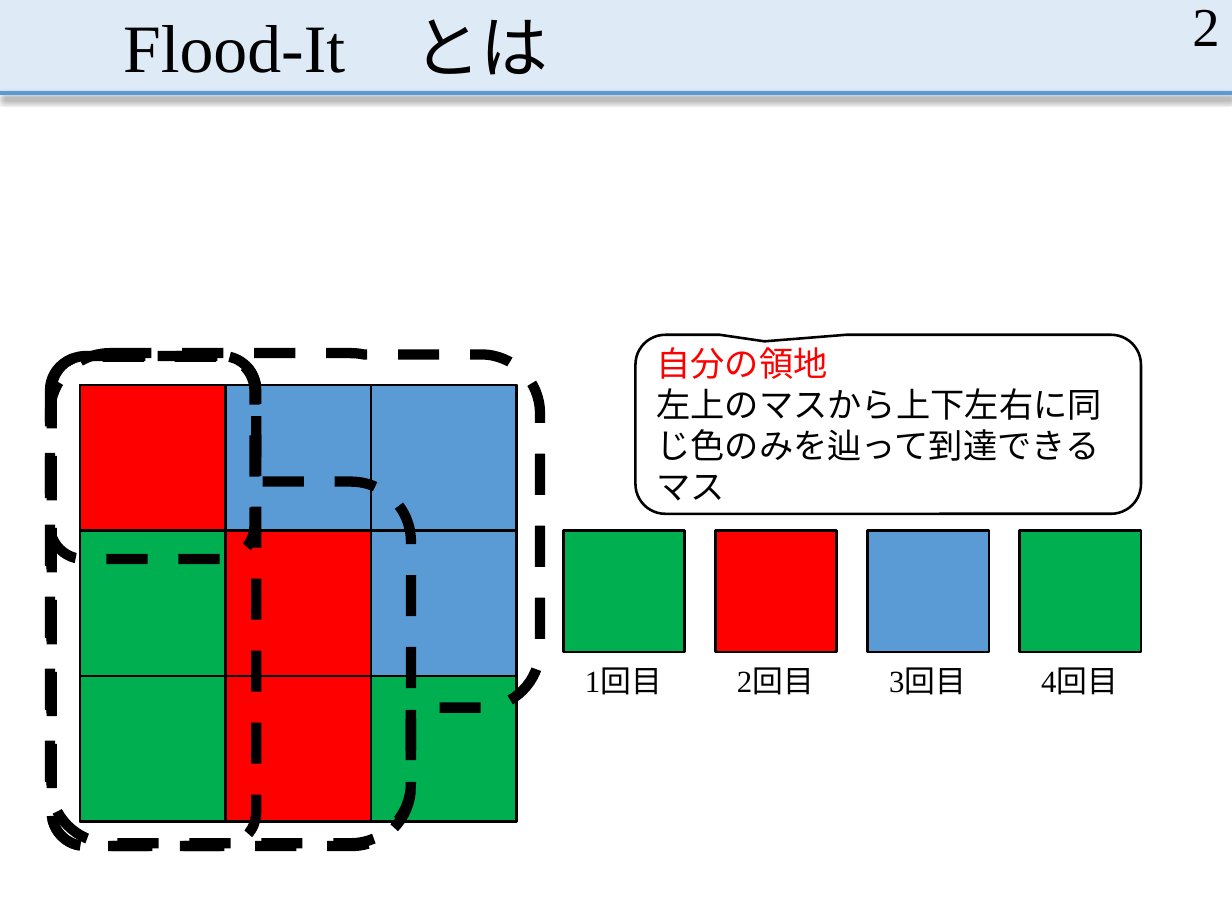
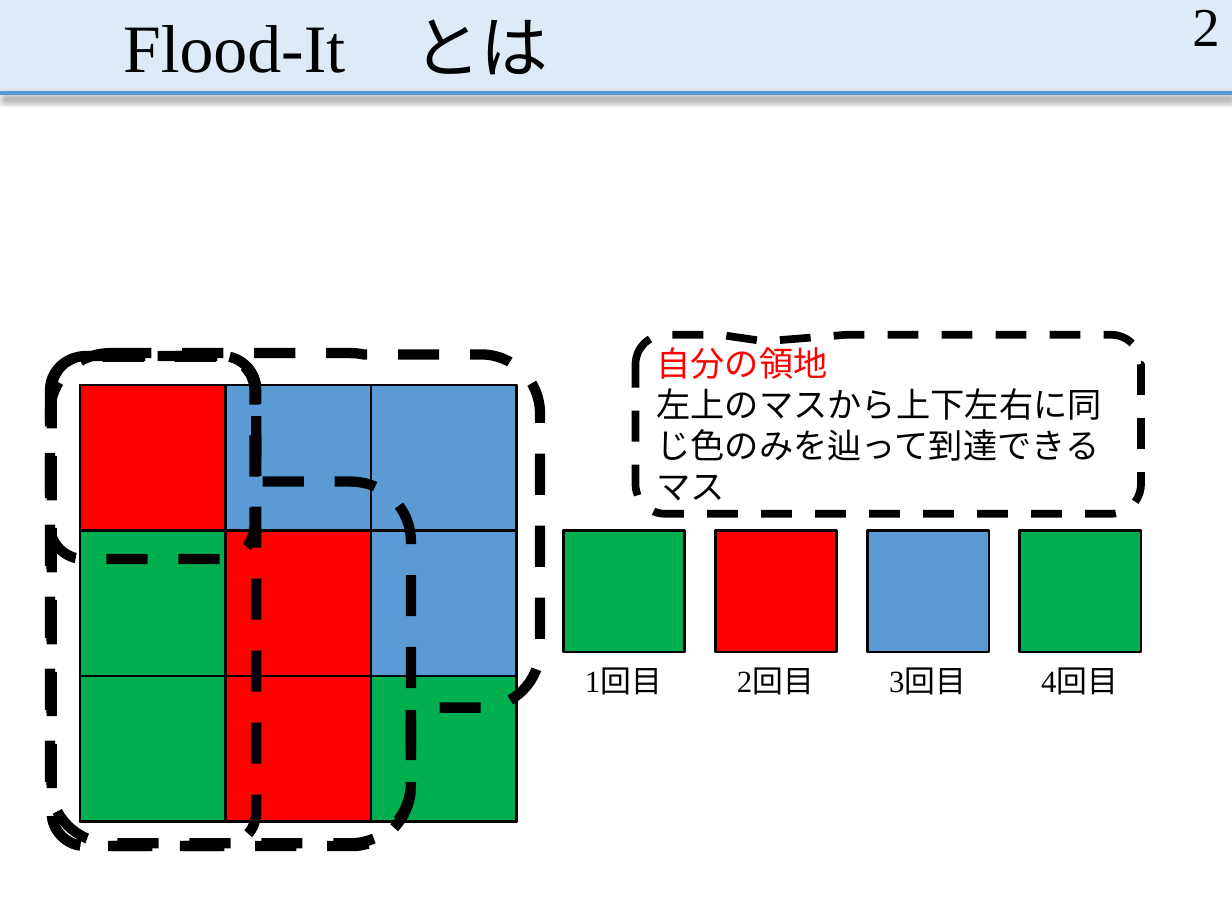
Before and after one commit to MasayaOda/SR, a slide deck: slide 2 of 中間発表.pptx. Drawn at 1232x924 pixels with LibreOffice and Linux fonts; fonts in the diff are those of the drawing; grey boxes stand for pictures. Boxes give left, top, right and bottom in pixels: in the first picture for what was removed or moved away, otherwise in the second. Text is boxed around its words. In the diff, an @@ line names an element or a change of style, - is before the commit and + after.

```diff
--- a/中間発表.pptx
+++ b/中間発表.pptx
@@ rounded speech box "自分の領地" at [636,335,1141,514]: outline #000000 1.5 pt to #000000 4.5 pt dashed @@
```
Also in this commit, not shown: 9 other slides changed.
